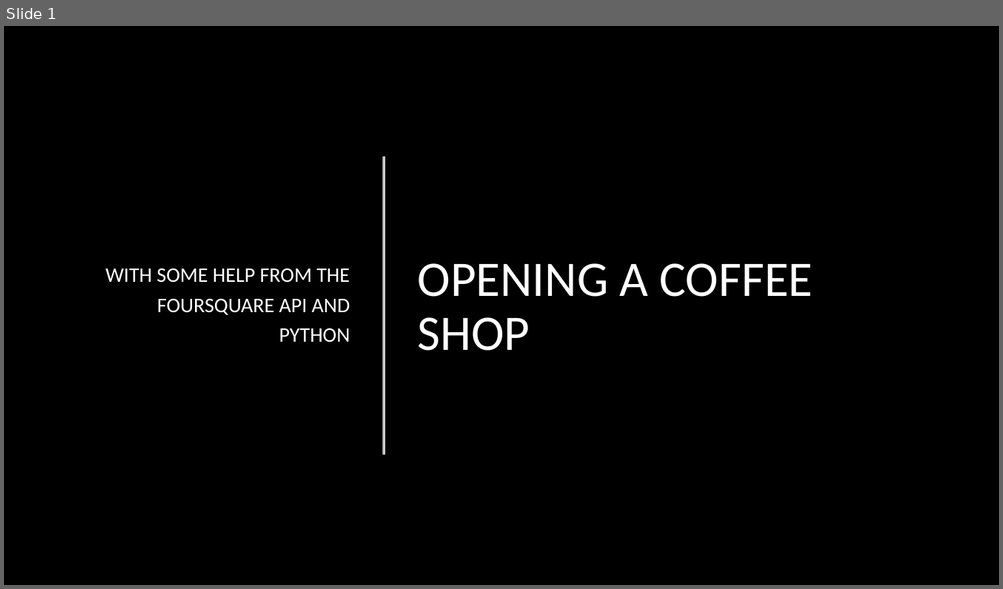
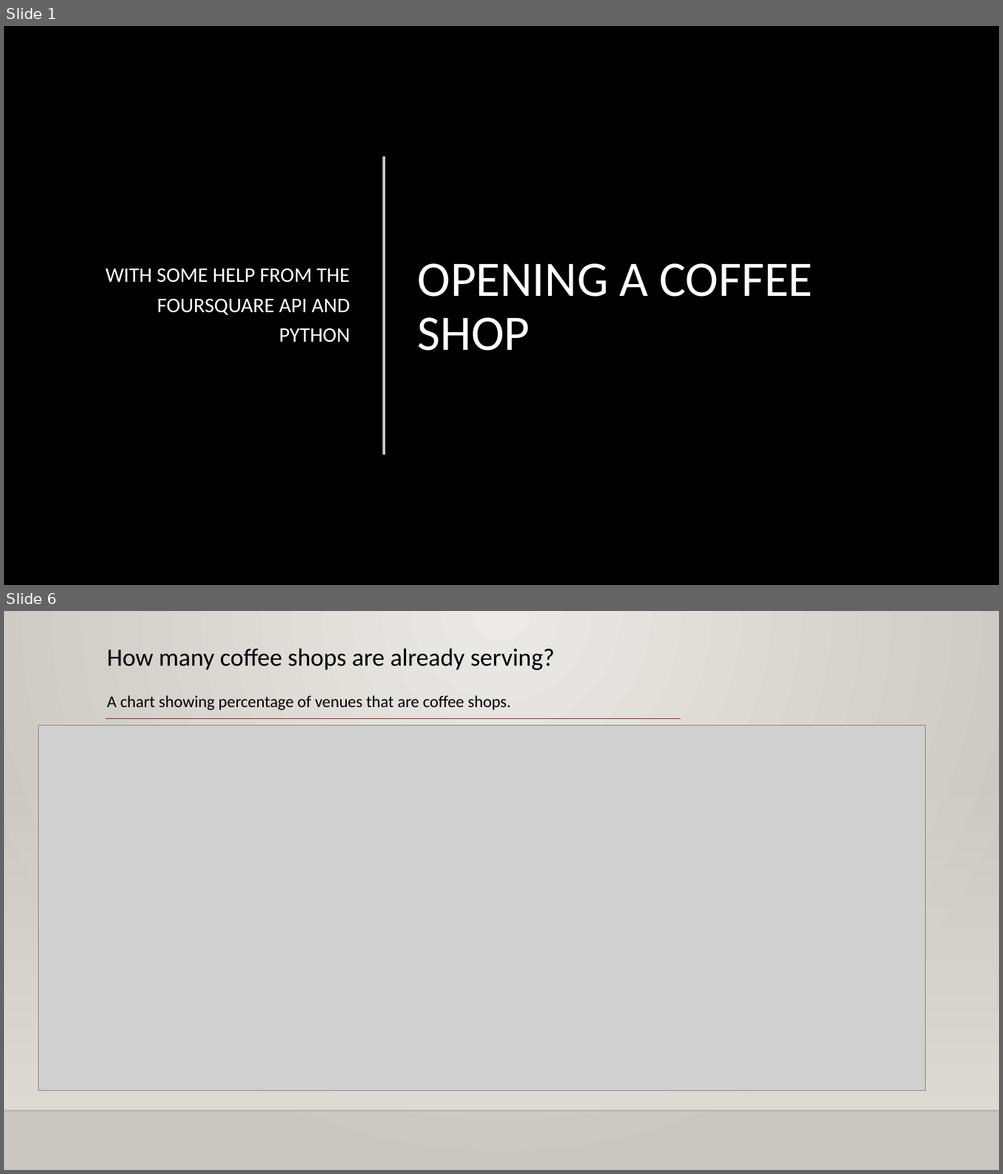
Before and after one commit to jeffbuschow/CourseraCapstone, a slide deck: Coursera Capstone Project Presentation.pptx. Shown one above the other, each under a label of ours: slide 1 before the commit, slides 1 and 6 after it; the slides between them are not shown. The pictures are 1003x589 and 1003x1174 pixels, drawn with LibreOffice and Linux fonts; fonts in the diff are those of the drawing; grey boxes stand for pictures; background and template pictures are left out. Boxes give left, top, right and bottom in pixels: in the first picture for what was removed or moved away, otherwise in the second. Text is boxed around its words. In the diff, an @@ line names an element or a change of style, - is before the commit and + after.

```diff
--- a/Coursera Capstone Project Presentation.pptx
+++ b/Coursera Capstone Project Presentation.pptx
@@ slide 6 added at (4,611,999,1170), background gradient #ECEAE7 to #CAC7C1; not listed: 1 template element that a slide beside it also shows @@
@@ text added at (107,648,555,710), 16 pt, text #000000 @@
+How many coffee shops are already serving?
+A chart showing percentage of venues that are coffee shops.
@@ line added from (105, 719) to (680, 719), #B71E42 0.75 pt @@
@@ picture added at (38,726,925,1091) @@
@@ rectangle added at (4,776,999,1111), fill gradient #DFDBD5 @@
```
Also in this commit, not shown: 6 other slides added, 1 slide removed, 1 other file.
